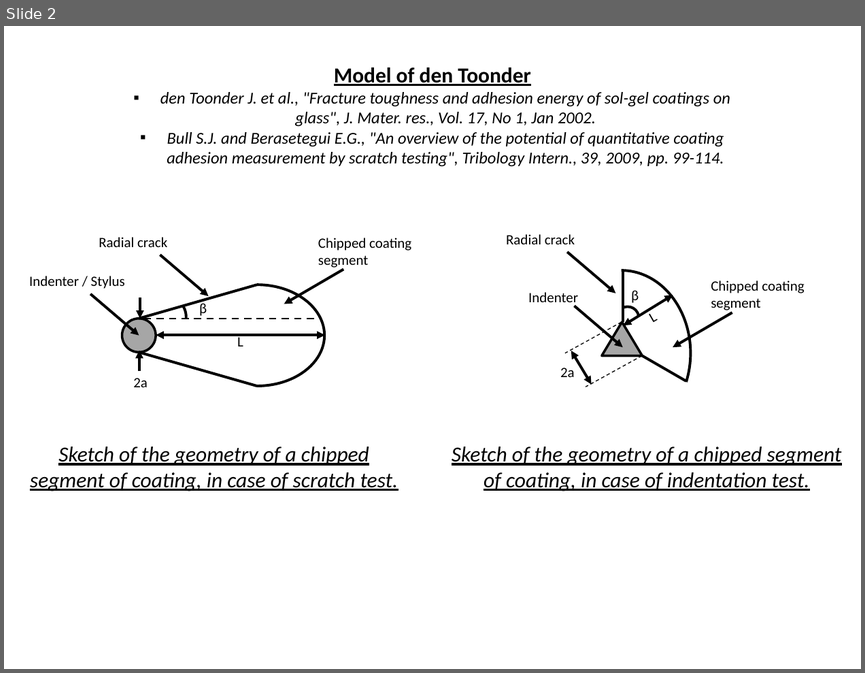
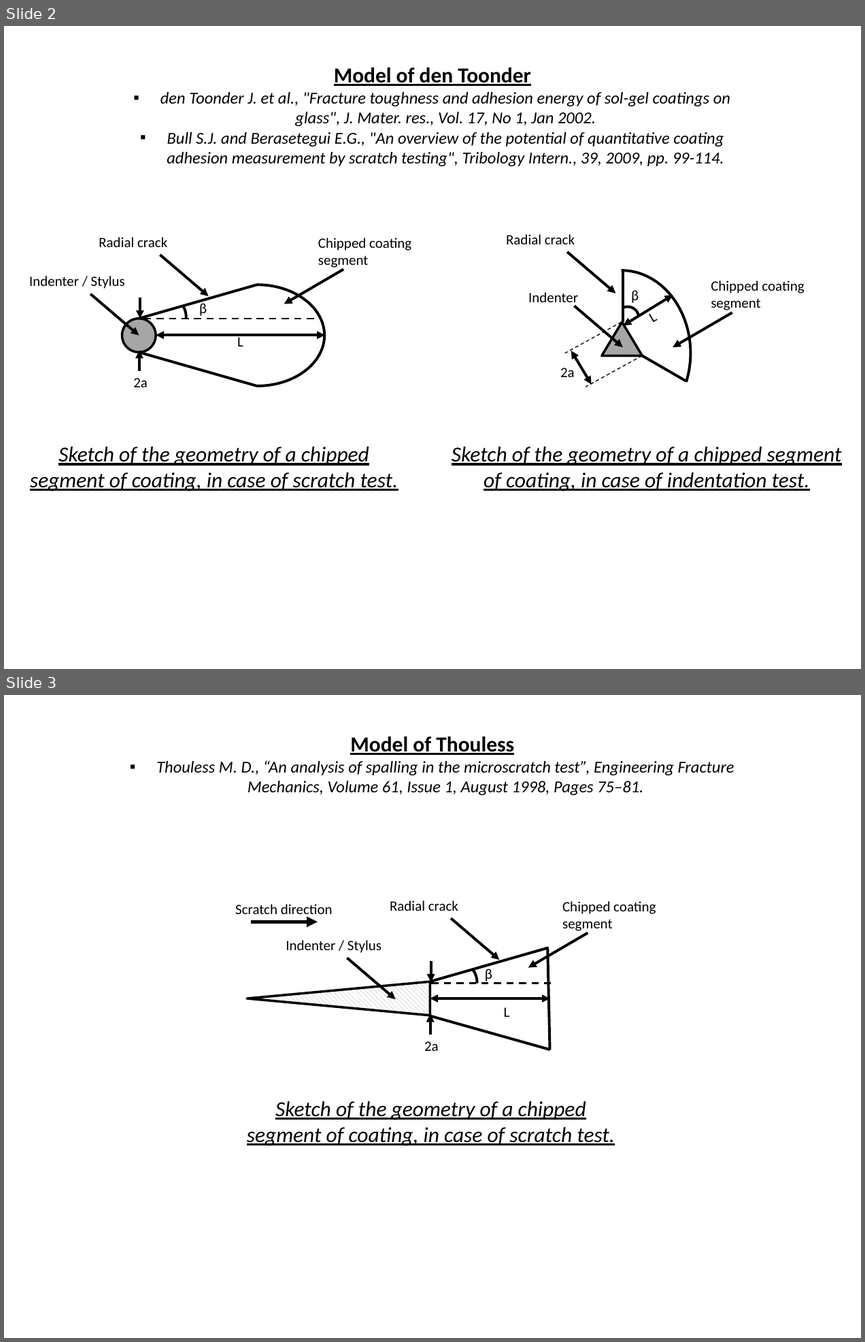
Before and after one commit to DavidMercier/Matlab_functions, a slide deck: mechanicalContact/spallationIndentationScratch/_pictures/Sketches_chippedSegmentGeometry.pptx. Shown one above the other, each under a label of ours: slide 2 before the commit, slides 2 and 3 after it. The pictures are 865x673 and 865x1342 pixels, drawn with LibreOffice and Linux fonts; fonts in the diff are those of the drawing. Boxes give left, top, right and bottom in pixels: in the first picture for what was removed or moved away, otherwise in the second. Text is boxed around its words. In the diff, an @@ line names an element or a change of style, - is before the commit and + after.

Commit message:
update of function for fracture energy calculation and of pictures
Correction of unit (J --> J/m²)

```diff
--- a/mechanicalContact/spallationIndentationScratch/_pictures/Sketches_chippedSegmentGeometry.pptx
+++ b/mechanicalContact/spallationIndentationScratch/_pictures/Sketches_chippedSegmentGeometry.pptx
@@ slide 3 added at bbox=[4, 695, 861, 1338], background #FFFFFF @@
@@ text added at bbox=[156, 736, 734, 796], 14 pt, text #000000, italic @@
+Model of Thouless
+▪ Thouless M. D., “An analysis of spalling in the microscratch test”, Engineering Fracture Mechanics, Volume 61, Issue 1, August 1998, Pages 75–81.
@@ text added at bbox=[235, 904, 332, 919], 12 pt, text #000000 @@
+Scratch direction
@@ text added at bbox=[390, 900, 458, 911], 12 pt, text #000000 @@
+Radial crack
@@ arrow added from (451, 919) to (499, 960), #000000 2.25 pt @@
@@ text added at bbox=[562, 901, 655, 932], 12 pt, text #000000 @@
+Chipped coating segment
@@ arrow added from (251, 922) to (317, 922), #000000 3 pt @@
@@ arrow added from (587, 932) to (528, 968), #000000 2.25 pt @@
@@ text added at bbox=[286, 940, 381, 953], 12 pt, text #000000 @@
+Indenter / Stylus
@@ arrow added from (347, 958) to (396, 999), #000000 2.25 pt @@
@@ line added from (430, 981) to (548, 948), #000000 2.25 pt @@
@@ line added from (547, 947) to (550, 1050), #000000 2.25 pt @@
@@ arrow added from (430, 962) to (430, 982), #000000 2.25 pt @@
@@ arc (boxed as its full ellipse) added at bbox=[440, 962, 477, 1002], outline #000000 2.25 pt @@
@@ text added at bbox=[485, 966, 492, 983], 12 pt, text #000000 @@
+β
@@ triangle added at bbox=[247, 981, 430, 1015], fill pattern #A6A6A6 on #FFFFFF, outline #000000 2 pt @@
@@ double arrow added from (430, 998) to (550, 998), #000000 2.25 pt @@
@@ line added from (432, 983) to (551, 983), #000000 1.5 pt dashed @@
@@ line added from (430, 1015) to (550, 1050), #000000 2.25 pt @@
@@ arrow added from (430, 1034) to (430, 1014), #000000 2.25 pt @@
@@ text added at bbox=[504, 1007, 510, 1017], 12 pt, text #000000 @@
+L
@@ text added at bbox=[424, 1041, 439, 1051], 12 pt, text #000000 @@
+2a
@@ text added at bbox=[247, 1101, 615, 1146], 18 pt, text #000000, italic, underline @@
+Sketch of the geometry of a chipped segment of coating, in case of scratch test.
```
Also in this commit, not shown: 1 other slide added, 2 other files.
